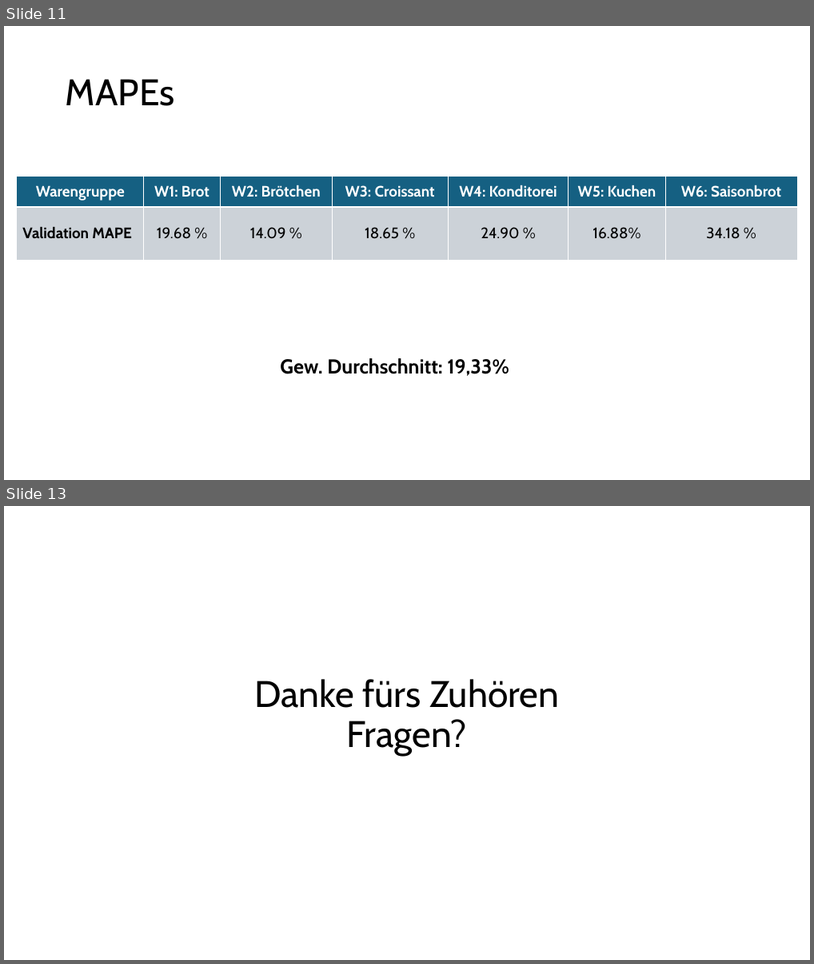
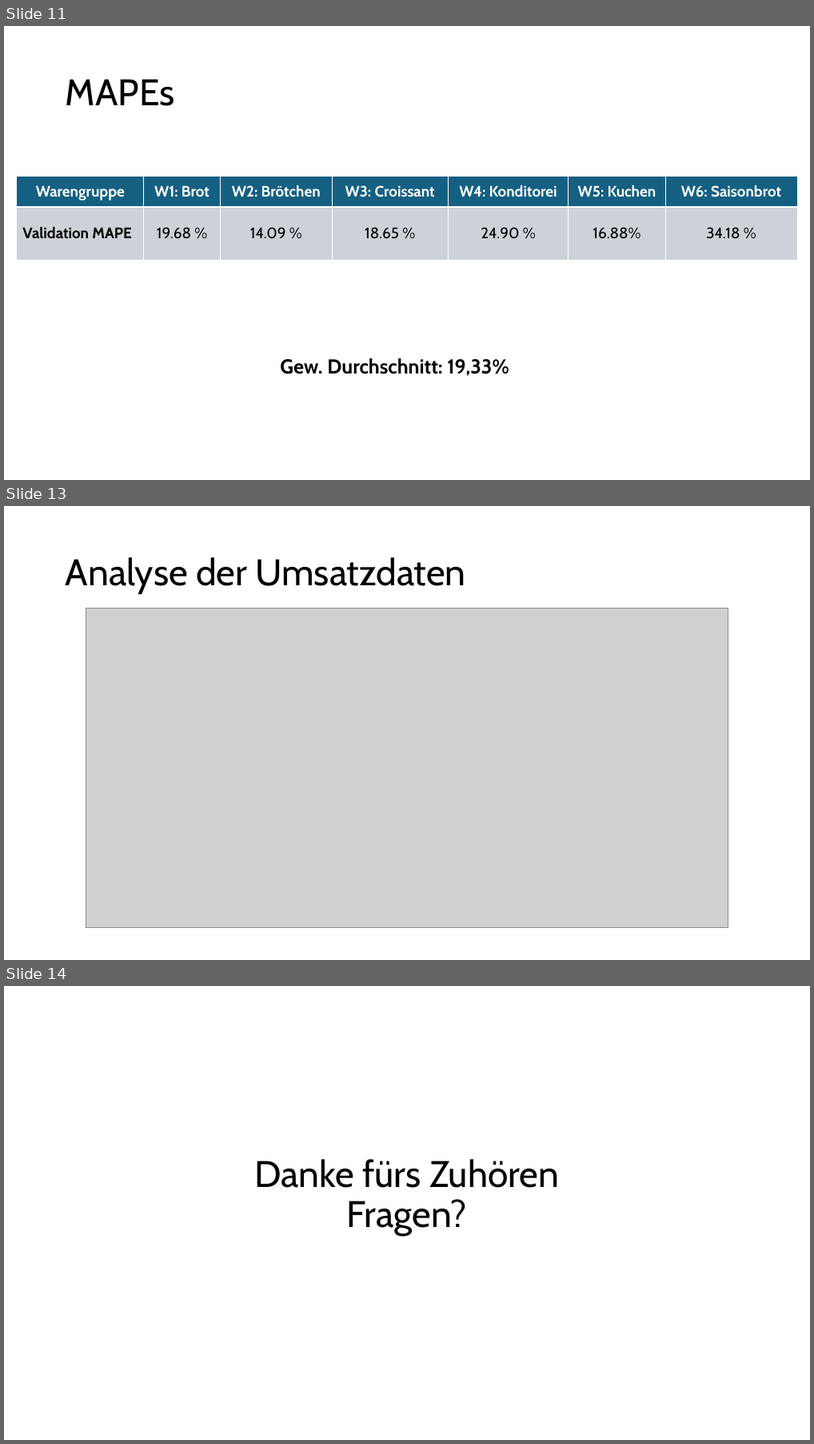
Before and after one commit to Fiesa00/DS_ML_Gr_1.5, a slide deck: 4_Presentation/Bakery sales predictions group 5_luisa_wiebke_nina_final.pptx. Shown one above the other, each under a label of ours: slides 11 and 13 before the commit, slides 11, 13 and 14 after it; the slides between them are not shown. The pictures are 814x964 and 814x1444 pixels, drawn with LibreOffice and Linux fonts; fonts in the diff are those of the drawing; grey boxes stand for pictures. Boxes give left, top, right and bottom in pixels: in the first picture for what was removed or moved away, otherwise in the second. Text is boxed around its words. In the diff, an @@ line names an element or a change of style, - is before the commit and + after.

```diff
--- a/4_Presentation/Bakery sales predictions group 5_luisa_wiebke_nina_final.pptx
+++ b/4_Presentation/Bakery sales predictions group 5_luisa_wiebke_nina_final.pptx
@@ slide 13 added at <box>4,506,810,960</box>, background #FFFFFF @@
@@ title added at <box>66,557,466,594</box>, 44 pt, text #000000 @@
+Analyse der Umsatzdaten
@@ picture added at <box>86,608,729,928</box> @@
@@ what was slide 13 is now slide 14 @@
```
Also in this commit, not shown: 2 slides changed.
